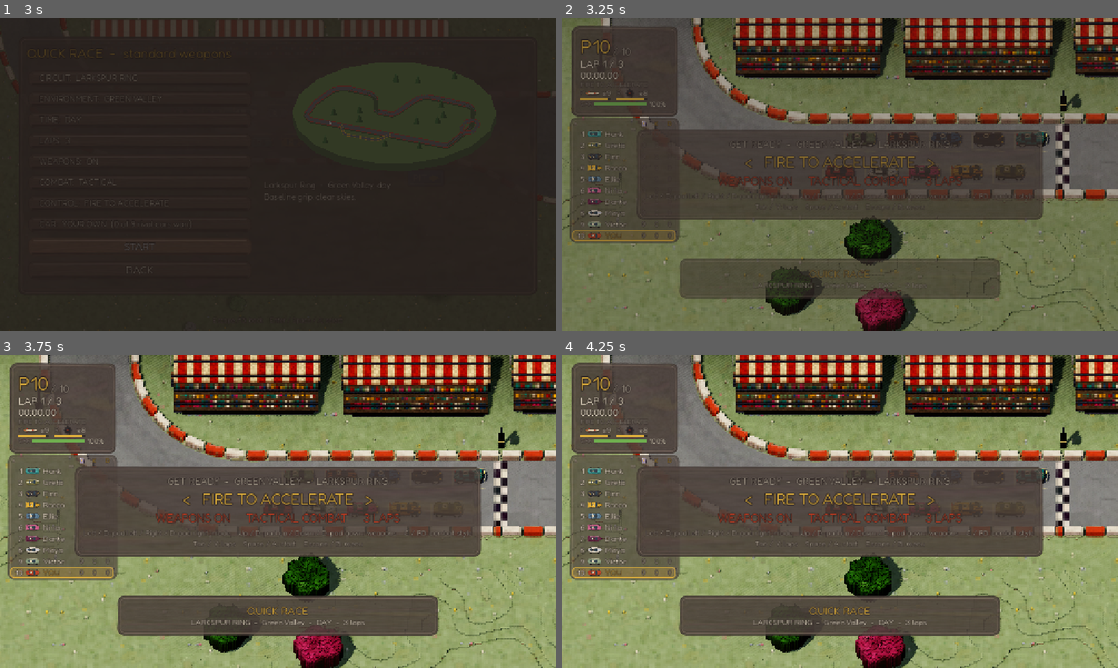
Above: before the commit, frames 1-4 (two rows, left to right).
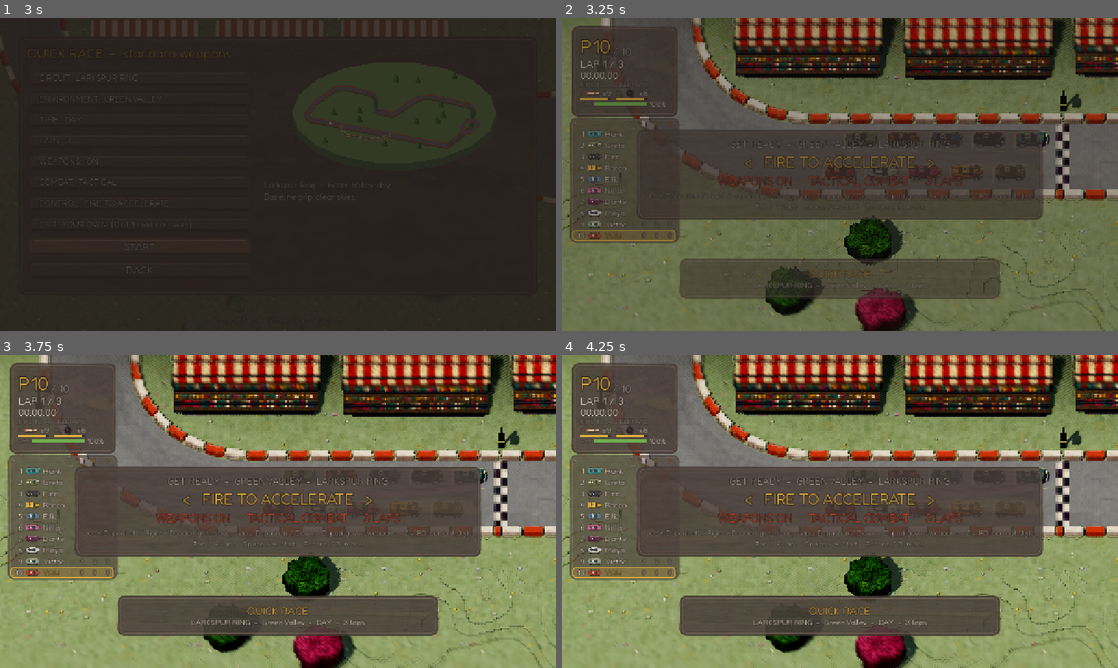
Above: after the commit, the same moments.

Repository: crosenlund79/VoxelRacing
Game: Godot game, scene res://src/main/game.tscn
Same seed, same stepped clock (60 frames per second), same inputs: the game is played once before the commit and once after it.
Inputs (mouse positions are in pixels of both pictures, inside the frame that each line leads up to):
- Up to frame 1 (3 s): click "GO RACING!" at 0.5 s; tap Enter (confirm) at 1.25, 1.35 s; move the mouse to (400, 158) at 1.27 s; hold Right (steer_right) 1.28-2 s; click (400, 158) at 1.42 s; click "COMBAT: CLASSIC" at 2 s; click "START" at 2.75 s
- Up to frame 2 (3.25 s): no input
- Up to frame 3 (3.75 s): drag from (166, 527) to (500, 495) at 3.52 s
- Up to frame 4 (4.25 s): no input

Frame 1 is identical in both runs. In frame 2, 2.0% of the frame differs, in the area x 8-100%, y 0-100%; in frame 3, 3.9%; in frame 4, 3.9%, in the area x 7-100%, y 0-100%.

Commit message:
Tilt-shift miniature blur (screen-space, both renderers), tyre stacks with rings
Co-Authored-By: Claude Opus 5.5 <noreply@anthropic.com>
Claude-Session: https://claude.ai/code/session_01HoR6KEt5CgRBEVN6RM5ZPR

Diff:
--- /dev/null
+++ b/src/voxel/shaders/tilt_shift.gdshader
@@ -0,0 +1,29 @@
+// VoxelRacing: a gentle tilt-shift ("miniature") blur on the top and bottom
+// bands of the 3D view only (the 2D HUD and effects are drawn after it).
+// A full-screen quad samples the screen texture at a higher mip level the
+// further a pixel is from the middle band. Works in Forward+ and Compatibility.
+shader_type spatial;
+render_mode unshaded, depth_test_disabled, depth_draw_never, cull_disabled, skip_vertex_transform, fog_disabled;
+
+uniform sampler2D screen_tex : hint_screen_texture, filter_linear_mipmap;
+// Maximum mip level at the very edges, and the share of the screen height
+// (from each edge) over which the blur fades in.
+uniform float amount = 0.0;
+uniform float band = 0.24;
+
+void vertex() {
+	POSITION = vec4(VERTEX.xy * 2.0, 0.0, 1.0);
+}
+
+void fragment() {
+	float e = abs(SCREEN_UV.y - 0.5) * 2.0;
+	float w = smoothstep(1.0 - band * 2.0, 1.0, e);
+	float lod = w * w * amount;
+	vec3 c = textureLod(screen_tex, SCREEN_UV, lod).rgb;
+	if (lod > 0.3) {  // soften the mip blocks a little
+		vec2 px = lod / vec2(textureSize(screen_tex, 0));
+		c = (c * 2.0 + textureLod(screen_tex, SCREEN_UV + vec2(px.x, px.y), lod).rgb
+			+ textureLod(screen_tex, SCREEN_UV - vec2(px.x, px.y), lod).rgb) * 0.25;
+	}
+	ALBEDO = c;
+}
--- a/src/voxel/voxel_props.gd
+++ b/src/voxel/voxel_props.gd
@@ -127,6 +127,9 @@
 					y1 = 1 + (1 if (c.s > 0.35 and c.v > 0.55) else 0)
 				Kind.TYRES:
 					y1 = 6
+					if r < 0.42:  # the hollow middle of the stack
+						y1 = 1
+						c = Color(0.1, 0.09, 0.09)
 				Kind.STAND:
 					var back := 1.0 - (z + 0.5) / nzc  # image top = back of the stand
 					y1 = 2 + int(floor(back * 5.0)) * 3
@@ -152,8 +155,10 @@
 			for y in range(y0, y1):
 				var k := 0.78 + 0.22 * float(y - y0) / maxf(1.0, float(y1 - y0 - 1))
 				var vc := c if y == y1 - 1 else Color(c.r * k, c.g * k, c.b * k)
-				if kind == Kind.TYRES and y % 2 == 1:
-					vc = vc.darkened(0.35)
+				if kind == Kind.TYRES:
+					vc = Color(0.13, 0.12, 0.13).lerp(c, 0.35) if y % 2 == 0 else Color(0.06, 0.06, 0.07)
+					if y == y1 - 1 and r >= 0.42:
+						vc = vc.lightened(0.18)
 				if kind == Kind.STAND and y < y1 - 1:
 					vc = Color(0.55, 0.54, 0.56).darkened(0.1 * (y % 3))
 				g.set_v(x, y, z, Vox.METAL if kind == Kind.FLAT and c.s < 0.1 and c.v > 0.6 else Vox.SOLID, vc)
--- a/src/voxel/voxel_stage.gd
+++ b/src/voxel/voxel_stage.gd
@@ -26,11 +26,13 @@
 const HIDE_LAYER := 1 << 9
 const DECAL_LAYER := 1 << 8
 ## Camera presets: pitch (degrees from the ground), zoom, name.
+## Tilt-shift: depth-of-field blur at the far top / bottom of the screen
+## (the pitched orthographic camera sees depth change with screen height).
 const VIEWS := [
-	[58.0, 1.22, "MINIATURE"],
-	[72.0, 1.12, "HIGH"],
-	[44.0, 1.34, "LOW"],
-	[90.0, 1.0, "TOP-DOWN"],
+	[58.0, 1.22, "MINIATURE", 1.7],
+	[72.0, 1.12, "HIGH", 0.0],
+	[44.0, 1.34, "LOW", 2.2],
+	[90.0, 1.0, "TOP-DOWN", 0.0],
 ]
 const CAMERA_DISTANCE := 48.0
 ## Decal viewport (tyre marks): size, and how much more ground it covers than the screen.
@@ -46,6 +48,8 @@
 var main: Node2D
 var vtrack: VoxelTrack
 var camera: Camera3D
+var _tilt: MeshInstance3D
+const TILT_SHADER := preload("res://src/voxel/shaders/tilt_shift.gdshader")
 var sun: DirectionalLight3D
 var world_env: WorldEnvironment
 var decal_vp: SubViewport
@@ -87,6 +91,17 @@
 	camera.near = 1.0
 	camera.far = CAMERA_DISTANCE * 3.0
 	add_child(camera)
+	_tilt = MeshInstance3D.new()
+	var quad := QuadMesh.new()
+	quad.size = Vector2.ONE
+	_tilt.mesh = quad
+	_tilt.extra_cull_margin = 16384.0
+	_tilt.cast_shadow = GeometryInstance3D.SHADOW_CASTING_SETTING_OFF
+	var tm := ShaderMaterial.new()
+	tm.shader = TILT_SHADER
+	_tilt.material_override = tm
+	camera.add_child(_tilt)
+	_tilt.position = Vector3(0, 0, -2.0)
 	_build_cars()
 	_setup_decals()
 	_hint = Label.new()
@@ -143,7 +158,8 @@
 	else:
 		vp.canvas_cull_mask = _saved_mask | HIDE_LAYER | DECAL_LAYER
 	visible = on
-	camera.current = on
+	# split-screen views have their own cameras: the full-screen one would be hidden
+	camera.current = on and main.get("player_views") == null
 	if not on and main.camera != null:
 		main.camera.zoom = Vector2.ONE
 	if main.get("player_views") != null:
@@ -583,6 +599,7 @@
 	var z2 := Vector2(zoom, zoom * sin(pitch))
 	cam2.zoom = z2
 	_place_camera(camera, centre, pitch, zoom)
+	_tilt_shift(view[3])
 	_sync_cars(delta)
 	# tyre marks: the decal viewport covers the visible ground (plus a margin)
 	var dz := z2 * (float(DECAL_SIZE.x) / 1280.0) / DECAL_MARGIN
@@ -593,6 +610,12 @@
 	m.set_shader_parameter("decal_size", Vector2(DECAL_SIZE))
 	if main.get("player_views") != null and _split_cams.size() > 0:
 		_sync_split_views(pitch, zoom)
+
+
+## Tilt-shift strength for the camera preset (0 = off).
+func _tilt_shift(amount: float) -> void:
+	_tilt.visible = amount > 0.0
+	(_tilt.material_override as ShaderMaterial).set_shader_parameter("amount", amount)
 
 
 static func _place_camera(cam: Camera3D, centre: Vector2, pitch: float, zoom: float) -> void:
--- a/tools/capture_race.gd
+++ b/tools/capture_race.gd
@@ -43,6 +43,8 @@
 	main.track_variant = int(args.get("variant", "1"))
 	main.night = args.get("night", "0") == "1"
 	main.voice_enabled = false
+	if args.get("two", "0") == "1":
+		main.human_count = 2
 	_main = main
 	_args = args
 	root.add_child.call_deferred(main)
Not shown, added: src/voxel/shaders/tilt_shift.gdshader.uid
